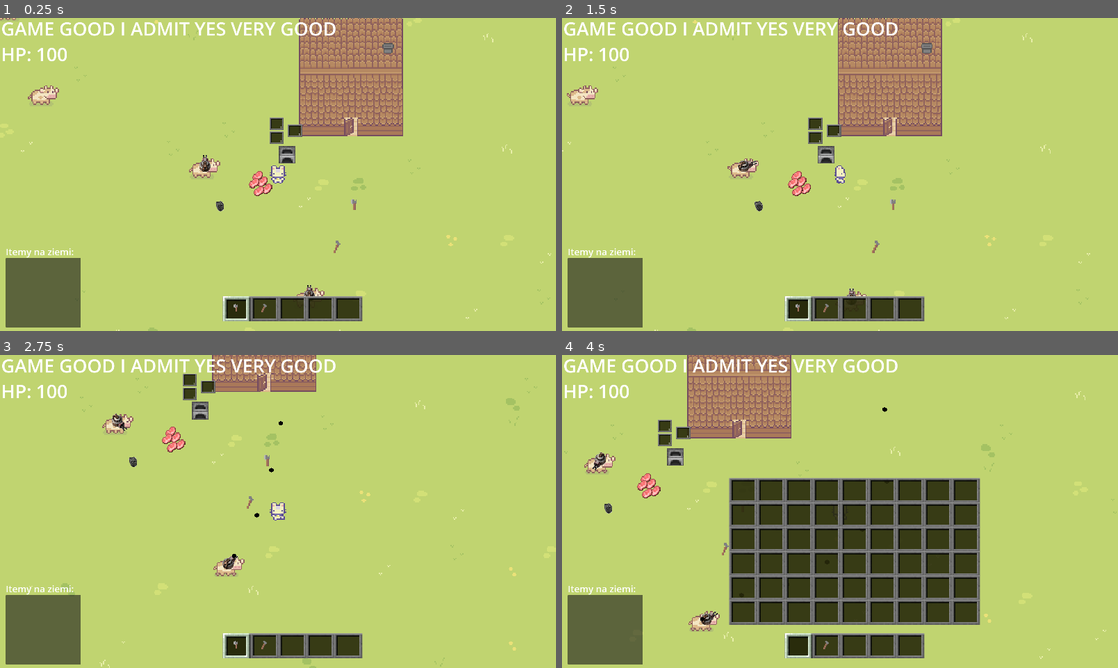
Above: before the commit, frames 1-4 (two rows, left to right).
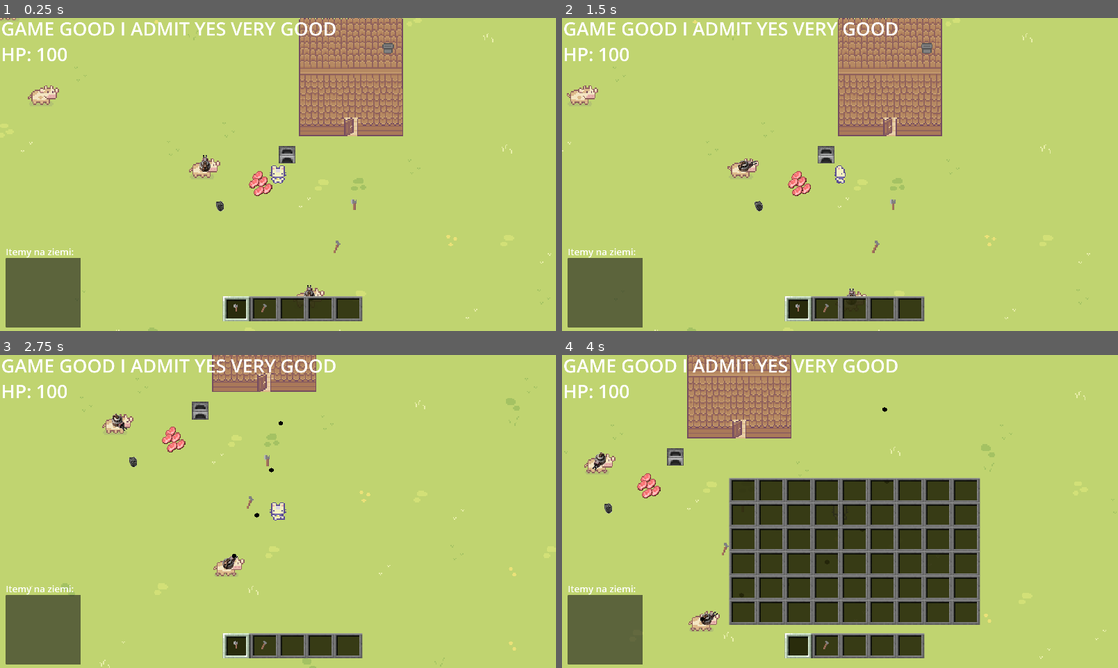
Above: after the commit, the same moments.

Repository: maciulex/First-game-in-godot
Game: Godot game, scene res://gameLevels/mainLevel/game_level.tscn
The game is run twice, just before and just after one commit, with the same random seed, the same clock (stepped at 60 frames per second) and the same inputs.
Inputs (mouse positions are in pixels of both pictures, inside the frame that each line leads up to):
- Up to frame 1 (0.25 s): no input
- Up to frame 2 (1.5 s): click (795, 309) at 0.52 s; hold D (right) from 1.28 s (still down); hold E (e) from 1.28 s (still down)
- Up to frame 3 (2.75 s): release D (right) at 2.03 s; release E (e) at 2.03 s; hold S (down) from 2.03 s (still down); tap E (e) at 2.1 s
- Up to frame 4 (4 s): release S (down) at 2.78 s; hold D (right) 2.78-3.53 s; hold Tab (eq) 2.78-3.53 s; tap E (e) at 3.05, 3.8 s; hold W (up) from 3.53 s (still down); tap Q (q) at 3.6 s

The runs differ from the first frame. In frame 1, 0.3% of the frame differs, in the area x 48-55%, y 31-41%; in frame 2, 0.3%, in the area x 44-51%, y 31-41%; in frame 3, 0.3%; in frame 4, 0.3%.

Commit message:
furnace on the way

Diff:
--- a/character/player.gd
+++ b/character/player.gd
@@ -61,10 +61,13 @@
 	var useAction = Input.get_action_strength("space");
 	var itemDrop = Input.get_action_strength("q");
 	var action = Input.get_action_strength("e");
-	if (action > 0):
-		actionGroup();
-	elif (itemDrop > 0):
-		dropItem();
+
+	if (!playerData.actionLock):
+		if (action > 0):
+			actionGroup();
+		elif (itemDrop > 0):
+			dropItem();
+
 	if (useAction && !playerData.toolCoolDown):
 		useFromToolBar();
 	if (playerData.movementBlock):
@@ -74,14 +77,40 @@
 	update_animation("movement",input_direction)
 	move_and_slide();
 
+func closeStorageTypeObject():
+	blockPlayerActionForTime(0.1);
+	unblockPlayerMovement();
+
+func openStorageTypeObject():
+	blockPlayerMovement();
+	blockPlayerActionForTime(0.1);
+
+func blockPlayerActionForTime(time: float = 1):
+	$actionLock.start(time)
+	playerData.actionLock = true;
+
+func externalInventoryHandler(x):
+	print("x: ", x)
+
 func actionGroup():
+	if (playerData.activeObject != null):
+		playerData.activeObject.clickAction();
+		closeStorageTypeObject();
+		playerData.activeObject = null;
+		return;
 	var object = getColliderFromVector(playerData.lookingDirection);
 	if (object == null):
 		return;
 	if "PrimaryName" in object:
 		match object.PrimaryName:
 			"Furnace":
-				print("fururu")
+				object.clickAction();
+				openStorageTypeObject();
+				object.connect("boxClicked", externalInventoryHandler)
+				playerData.activeObject = (object);
+
+
+
 
 
 func animationForWalkOrIdle(move_input : Vector2):
@@ -145,10 +174,14 @@
 			return KnockbackRays[1][0].get_collider();
 	return null;
 
+func unblockPlayerMovement():
+	playerData.movementBlock = false;
 
 func blockPlayerMovement():
 	playerData.movementBlock = true;
 	update_animation("movement", Vector2.ZERO);
+
+
 
 func useFromToolBar():
 	if playerData.Items[playerData.equipedTool] == null:
@@ -255,3 +288,7 @@
 func _on_control_item_clicked(index):
 	pickUpItemToInventory(index);
 	pass;
+
+
+func _on_action_lock_timeout():
+	playerData.actionLock = false
--- a/character/player.tscn
+++ b/character/player.tscn
@@ -1001,6 +1001,8 @@
 [node name="Timer" type="Timer" parent="."]
 one_shot = true
 
+[node name="actionLock" type="Timer" parent="."]
+
 [connection signal="itemPicked" from="." to="Control" method="_on_player_item_picked"]
 [connection signal="itemClicked" from="Control" to="." method="_on_control_item_clicked"]
 [connection signal="animation_finished" from="AnimationTree" to="." method="_on_animation_tree_animation_finished"]
@@ -1008,3 +1010,4 @@
 [connection signal="area_exited" from="CharacterCollision" to="." method="_on_character_collision_area_exited"]
 [connection signal="body_entered" from="CharacterCollision" to="." method="_on_character_collision_body_entered"]
 [connection signal="timeout" from="Timer" to="." method="_on_timer_timeout"]
+[connection signal="timeout" from="actionLock" to="." method="_on_action_lock_timeout"]
--- a/globals/player_data.gd
+++ b/globals/player_data.gd
@@ -6,10 +6,12 @@
 @export var health : int = 100;
 @export var movementBlock : bool = false;
 @export var toolCoolDown : bool =  false;
+@export var actionLock : bool =  false;
+
 var lookingDirection : Vector2 = Vector2.ZERO;
 var cordsBeforeEntringBuilding = Vector2(0,0);
 
-
+var activeObject = null;
 
 #toolbar
 @onready var Items = [];
--- a/utils/furniture/furnace/furnace.gd
+++ b/utils/furniture/furnace/furnace.gd
@@ -2,8 +2,18 @@
 
 @export var PrimaryName = "Furnace"
 
+@export var active :bool = false;
+signal boxClicked;
 
+func clickAction():
+	if (!active):
+		$Control.visible = true;
+		active = true;
+		return;
+	$Control.visible = false;
+	active = false;
 
 func inventoryBoxClicked(box_name):
 	print("HUEHUE")
+	boxClicked.emit("wurur")
 	pass;
--- a/utils/furniture/furnace/furnace.tscn
+++ b/utils/furniture/furnace/furnace.tscn
@@ -18,6 +18,7 @@
 shape = SubResource("RectangleShape2D_732hs")
 
 [node name="Control" type="Control" parent="."]
+visible = false
 visibility_layer = 2
 z_index = 999
 layout_mode = 3
